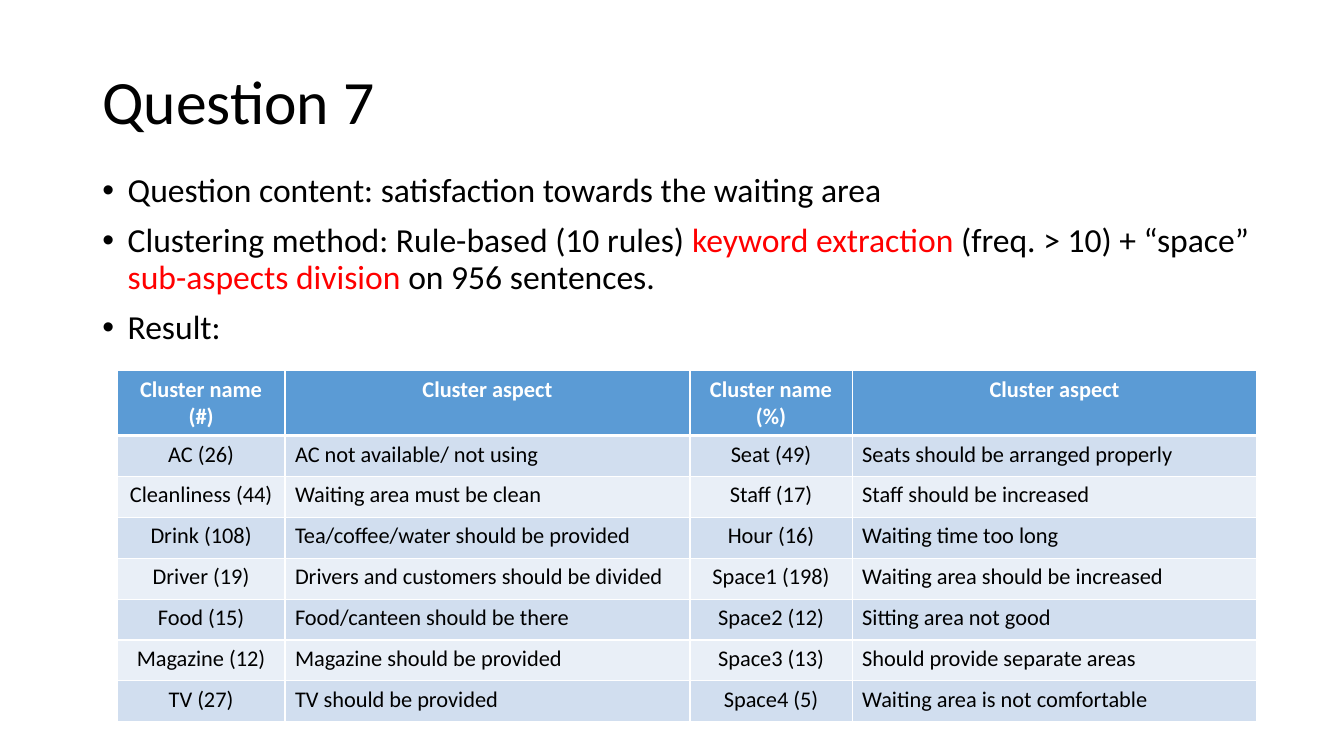
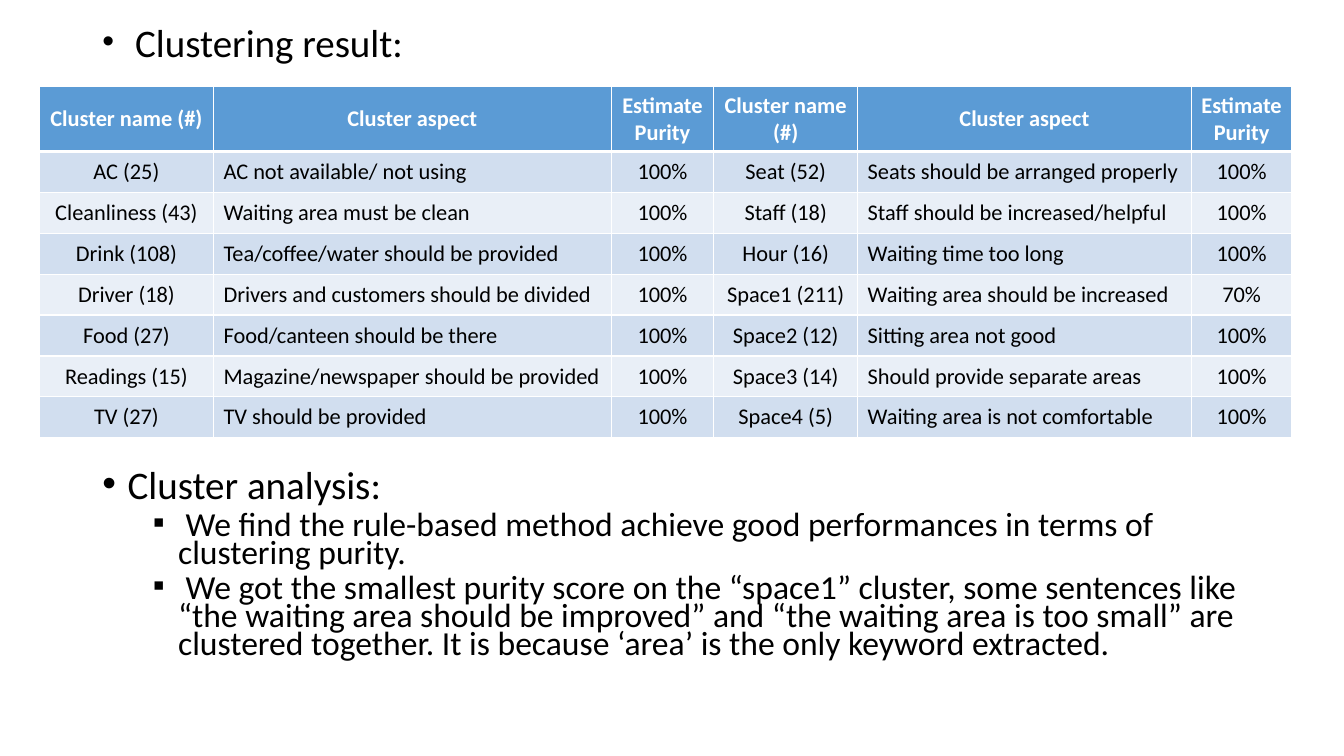
Before and after one commit to Li-Pengfei/review_clustering_Deloitte, a slide deck: slide 24 of Clustering_results_for_Deloitte_v1.pptx (slide 14 before the commit). Drawn at 1344x756 pixels with LibreOffice and Linux fonts; fonts in the diff are those of the drawing. Boxes give left, top, right and bottom in pixels: in the first picture for what was removed or moved away, otherwise in the second. Text is boxed around its words. In the diff, an @@ line names an element or a change of style, - is before the commit and + after.

```diff
--- a/Clustering_results_for_Deloitte_v1.pptx
+++ b/Clustering_results_for_Deloitte_v1.pptx
@@ text added at [128,30,1235,661], 24 pt, text #000000 @@
+• Clustering result:
+• Cluster analysis:
+  ▪ We find the rule-based method achieve good performances in terms of clustering purity.
+  ▪ We got the smallest purity score on the “space1” cluster, some sentences like “the waiting area should be improved” and “the waiting area is too small” are clustered together. It is because ‘area’ is the only keyword extracted.
@@ table at [39,87,1294,437] @@
-column 1: Cluster name (#) | AC (26) | Cleanliness (44) | Drink (108) | Driver (19) | Food (15) | Magazine (12) | TV (27)
-column 2: Cluster aspect | AC not available/ not using | Waiting area must be clean | Tea/coffee/water should be provided | Drivers and customers should be divided | Food/canteen should be there | Magazine should be provided | TV should be provided
-column 3: Cluster name (%) | Seat (49) | Staff (17) | Hour (16) | Space1 (198) | Space2 (12) | Space3 (13) | Space4 (5)
-column 4: Cluster aspect | Seats should be arranged properly | Staff should be increased | Waiting time too long | Waiting area should be increased | Sitting area not good | Should provide separate areas | Waiting area is not comfortable
+column 1: Cluster name (#) | AC (25) | Cleanliness (43) | Drink (108) | Driver (18) | Food (27) | Readings (15) | TV (27)
+column 2: Cluster aspect | AC not available/ not using | Waiting area must be clean | Tea/coffee/water should be provided | Drivers and customers should be divided | Food/canteen should be there | Magazine/newspaper should be provided | TV should be provided
+column 3: Estimate Purity | 100% | 100% | 100% | 100% | 100% | 100% | 100%
+column 4: Cluster name (#) | Seat (52) | Staff (18) | Hour (16) | Space1 (211) | Space2 (12) | Space3 (14) | Space4 (5)
+column 5: Cluster aspect | Seats should be arranged properly | Staff should be increased/helpful | Waiting time too long | Waiting area should be increased | Sitting area not good | Should provide separate areas | Waiting area is not comfortable
+column 6: Estimate Purity | 100% | 100% | 100% | 70% | 100% | 100% | 100%
@@ table: place and size @@
-table at [117,371,1257,721]
+table at [39,87,1294,437]
@@ title removed at [102,81,374,132] @@
-Question 7
@@ text removed at [128,178,1249,340] @@
-• Question content: satisfaction towards the waiting area
-• Clustering method: Rule-based (10 rules) keyword extraction (freq. > 10) + “space” sub-aspects division on 956 sentences.
-• Result:
```
Also in this commit, not shown: 12 other slides changed, 13 slides added, 15 other files.
